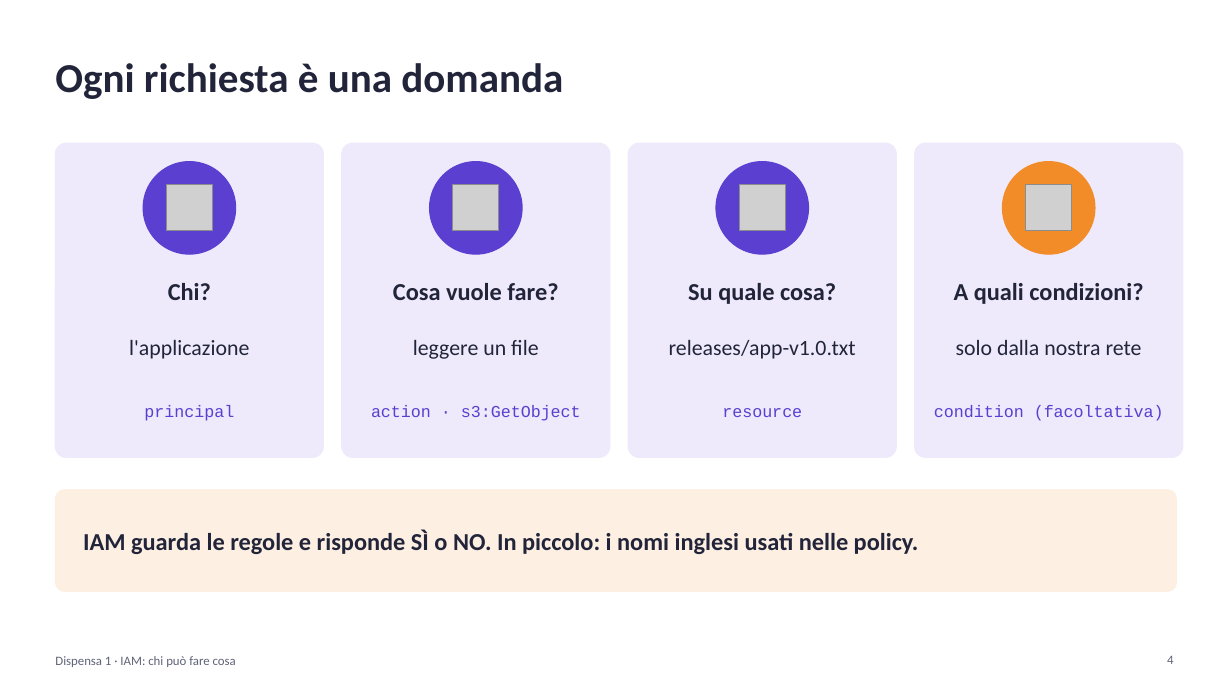
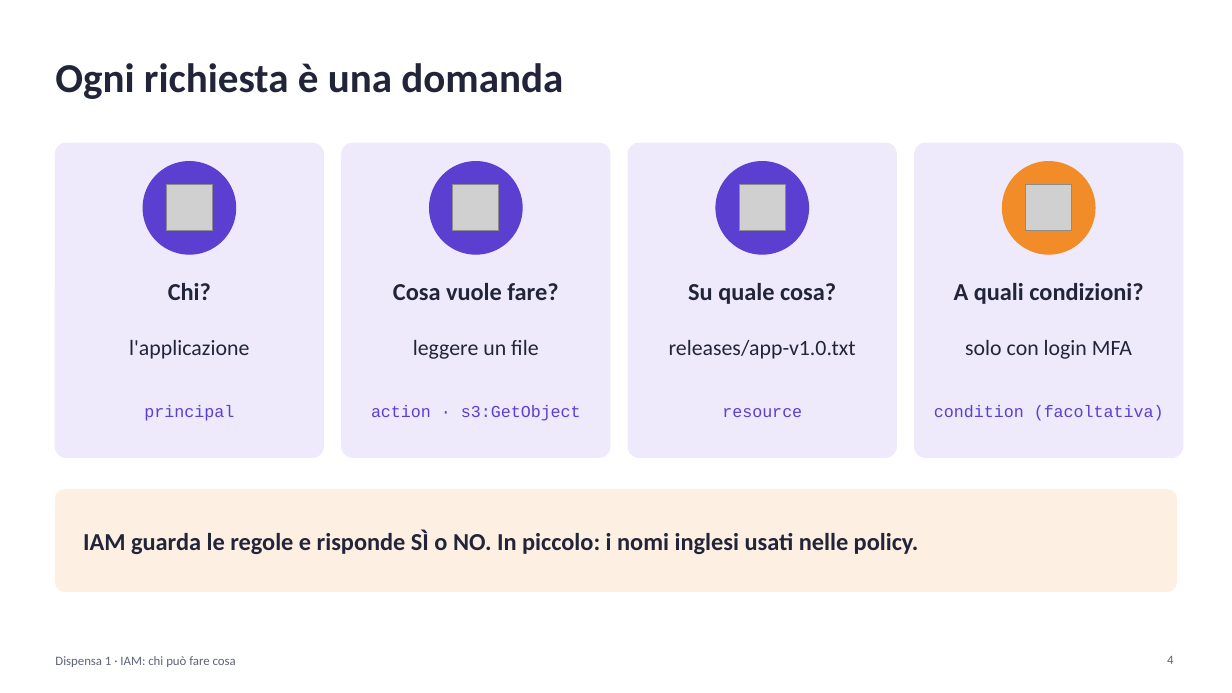
Before and after one commit to cereZ23/aws, a slide deck: slide 4 of slide/slide-1-iam.pptx. Drawn at 1232x693 pixels with LibreOffice and Linux fonts; fonts in the diff are those of the drawing; grey boxes stand for pictures. Boxes give left, top, right and bottom in pixels: in the first picture for what was removed or moved away, otherwise in the second. Text is boxed around its words. In the diff, an @@ line names an element or a change of style, - is before the commit and + after.

```diff
--- a/slide/slide-1-iam.pptx
+++ b/slide/slide-1-iam.pptx
@@ text at bbox=[965, 340, 1132, 359]: text changed @@
-solo dalla nostra rete
+solo con login MFA
```
Also in this commit, not shown: 1 other file.
